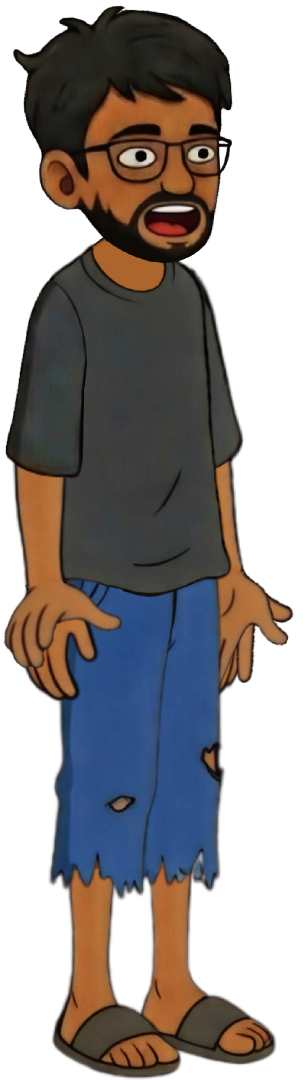
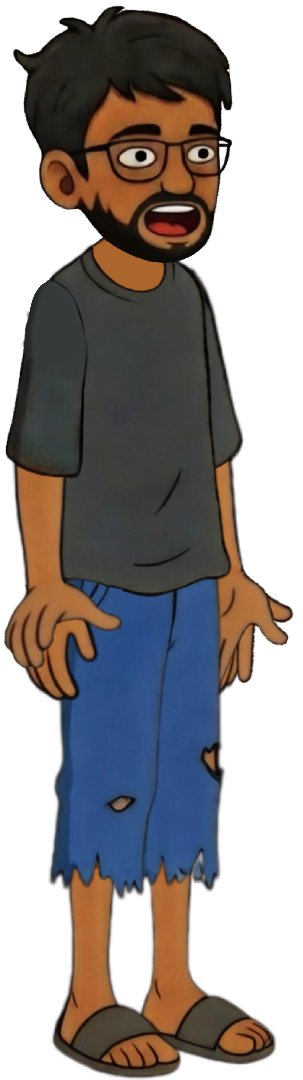
Layers edited between the first and the second 303x1080 image:
painted on "Right Sholder" over [20, 279, 89, 408]
painted on "C0 Head 2" over [221, 68, 230, 110]
painted on "C0 Head 1" over [221, 69, 230, 110]
painted on "C0 Head0" over [221, 69, 230, 110]
